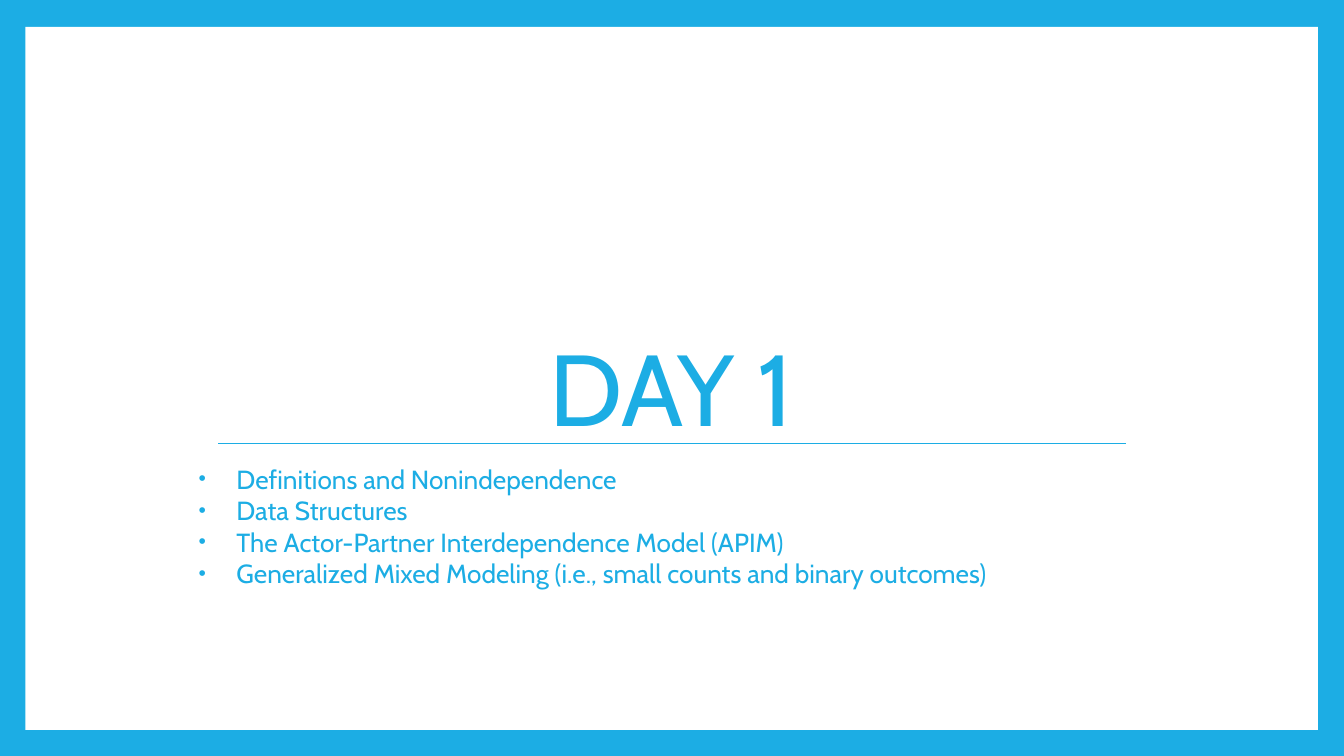
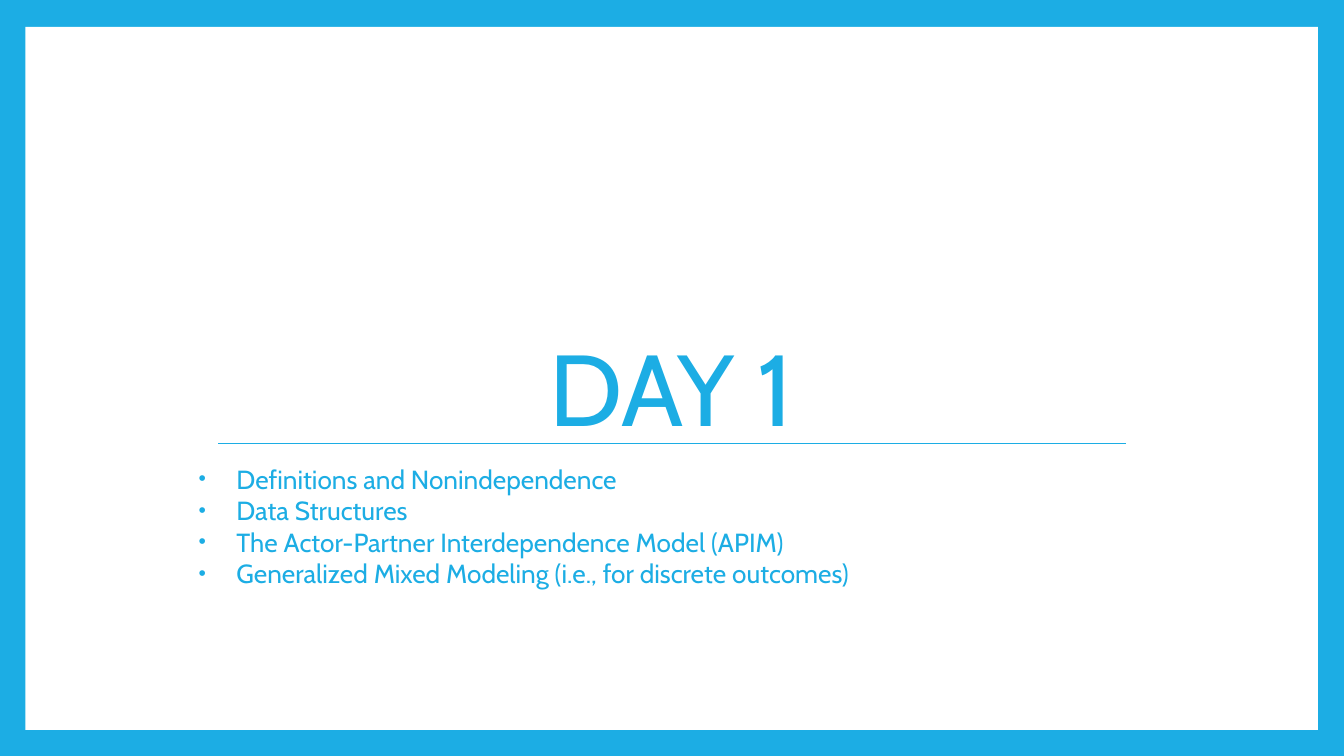
Before and after one commit to RandiLGarcia/2day-dyad-workshop, a slide deck: slide 4 of Day 1/Lecture Slides/Day 1 Slides.pptx (slide 2 before the commit). Drawn at 1344x756 pixels with LibreOffice and Linux fonts; fonts in the diff are those of the drawing. Boxes give left, top, right and bottom in pixels: in the first picture for what was removed or moved away, otherwise in the second. Text is boxed around its words. In the diff, an @@ line names an element or a change of style, - is before the commit and + after.

```diff
--- a/Day 1/Lecture Slides/Day 1 Slides.pptx
+++ b/Day 1/Lecture Slides/Day 1 Slides.pptx
@@ text at (236,563,848,589): text changed @@
-• Generalized Mixed Modeling (i.e., small counts and binary outcomes)
+• Generalized Mixed Modeling (i.e., for discrete outcomes)
```
Also in this commit, not shown: 3 slides added, 5 slides removed, 18 other files.
